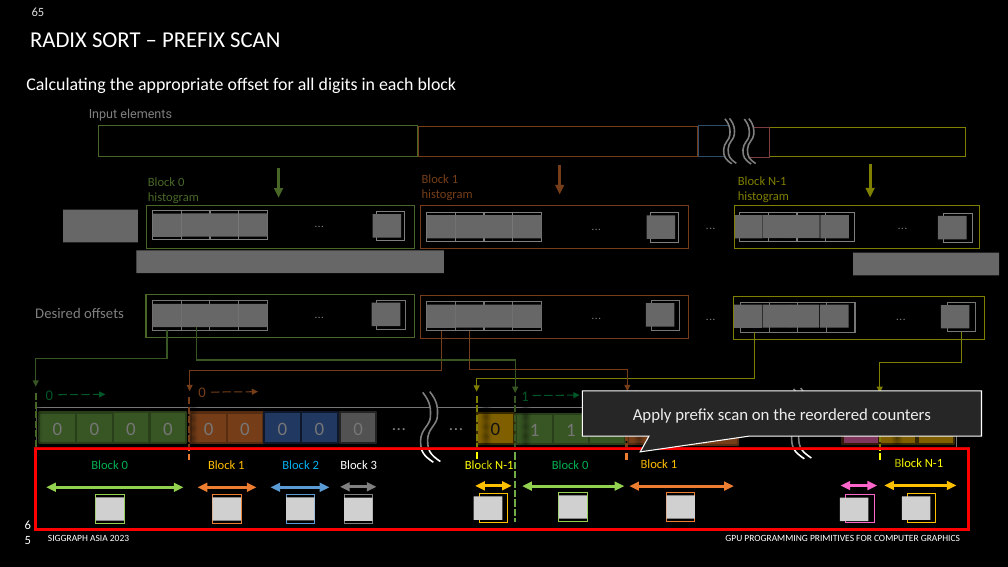
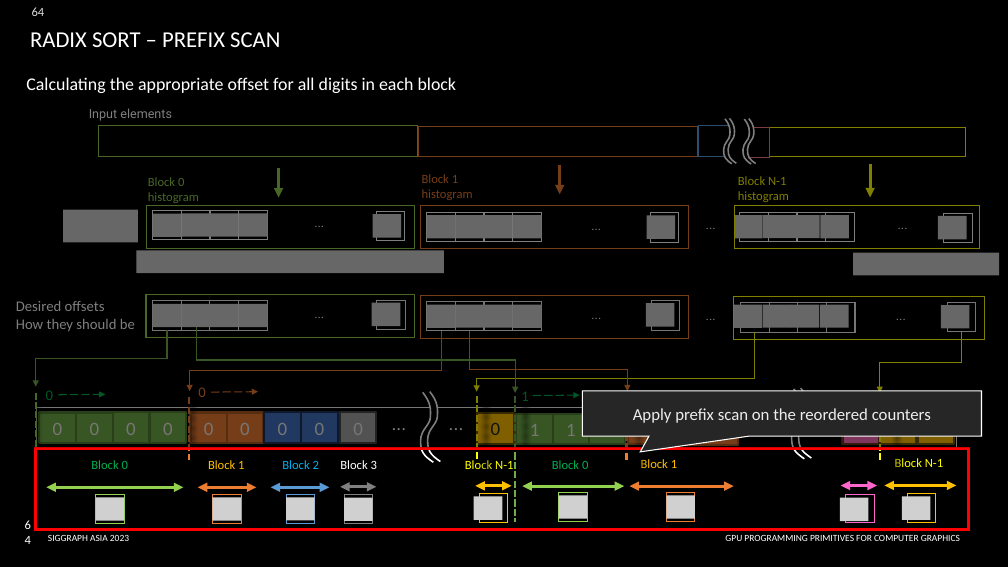
Before and after one commit to gpu-primitives-course/gpu-primitives-course.github.io, a slide deck: slide 64 of content/sa-course-slides.pptx (slide 65 before the commit). Drawn at 1008x567 pixels with LibreOffice and Linux fonts; fonts in the diff are those of the drawing; grey boxes stand for pictures; background and template pictures are left out. Boxes give left, top, right and bottom in pixels: in the first picture for what was removed or moved away, otherwise in the second. Text is boxed around its words. In the diff, an @@ line names an element or a change of style, - is before the commit and + after.

```diff
--- a/content/sa-course-slides.pptx
+++ b/content/sa-course-slides.pptx
@@ page number at [32, 7, 45, 16]: text changed @@
-65
+64
@@ text "Desired offsets": place and size @@
-text "Desired offsets" at [35, 308, 124, 318]
+text "Desired offsets" at [16, 301, 135, 332]
@@ text at [16, 319, 135, 332]: paragraph added @@
+How they should be
```
Also in this commit, not shown: 7 other slides changed, 1 slide removed, 3 other files.
